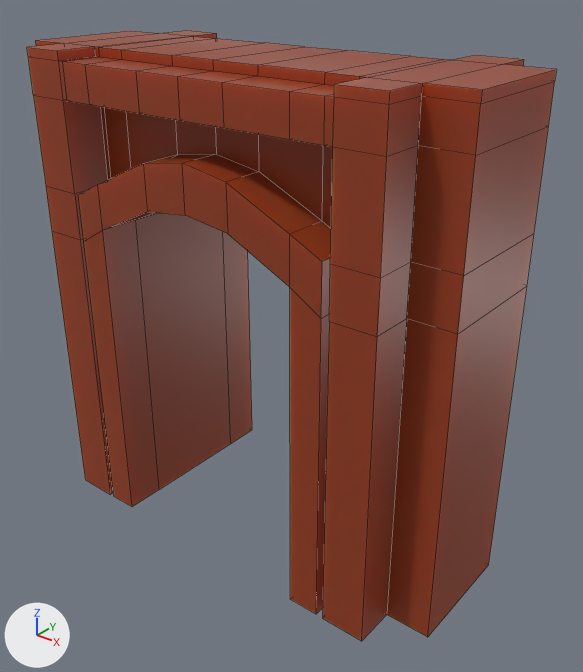
One commit to the FBX model Assets/Models/porta.fbx: the scene before it, then after it.
Rendered twice from a camera (50 mm lens) standing at (4.01, -4.66, 4.71) and looking at (0.24, 0.06, 1.78). Arrows for +X, +Y and +Z are at lower left; the lights stay in place. Mesh edges are drawn as thin lines. Where no turn or scale is listed for an object, it has been applied to the vertices.
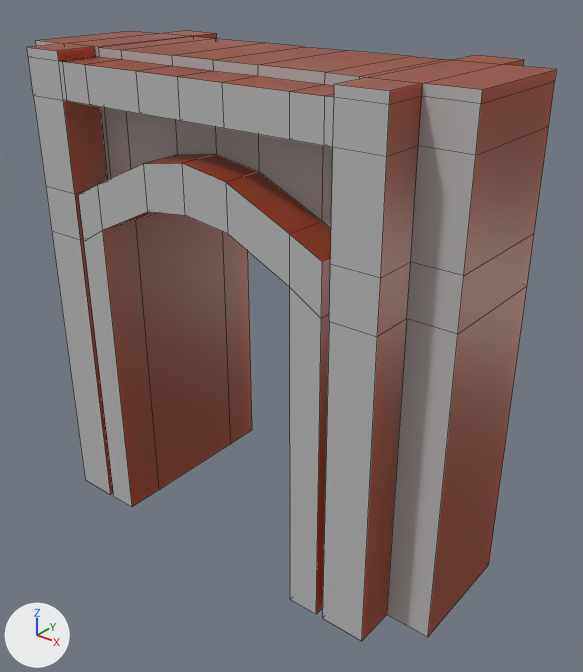
Pixel boxes (x1, y1, x2, y2) of what changed, in the pictures (583 x 672 px):
part 1 of me_mesh, recoloured (brown to grey)
    both: (78, 163, 322, 614)
part 2 of me_mesh, recoloured (brown to grey)
    both: (27, 47, 390, 641)
part 3 of me_mesh, recoloured
    both: (101, 107, 333, 228)
part 4 of me_mesh, recoloured (brown to grey)
    both: (35, 40, 482, 334)
part 5 of me_mesh, recoloured (brown to grey)
    both: (387, 319, 458, 637)

The change, as a list of edits to the scene's bpy script:
```text
Add mat_lambert3:
    mat_lambert3 = principled_material('lambert3')
    mat_lambert3.base_color = (0.5, 0.5, 0.5)  # grey #bcbcbc
Add mat_lambert4:
    mat_lambert4 = principled_material('lambert4')
    mat_lambert4.base_color = (0.5, 0.5, 0.5)  # grey #bcbcbc
Add mat_lambert5:
    mat_lambert5 = principled_material('lambert5')
    mat_lambert5.base_color = (0.5, 0.5, 0.5)  # grey #bcbcbc
Add mat_lambert2:
    mat_lambert2 = principled_material('lambert2')
    mat_lambert2.base_color = (0.5, 0.5, 0.5)  # grey #bcbcbc
Change me_mesh:
    where me_mesh.from_pydata(...)  # 262 vertices, 260 faces; spans x -2.0..2.0, y -0.84..0.86, z -2.0..2.0
    used by ob_pcube2; location = (0.0, 0.0, 2.0)
    me_mesh part 1: 16 of the faces centred in x -1.07..1.07, y -0.84..0.86, z -0.69..1.15 switch from mat_aistandardsurface1 (brown #973f1f) to mat_lambert2 (grey #bcbcbc)
    me_mesh part 2: 18 of the faces centred in x -1.44..1.45, y -0.84, z -0.73..1.96 switch from mat_aistandardsurface1 (brown #973f1f) to mat_lambert3 (grey #bcbcbc)
    me_mesh part 3: all 16 faces centred in x -1.22..1.23, y -0.5..0.51, z 1.29..1.49 switch from mat_aistandardsurface1 (brown #973f1f) to mat_lambert4 (grey #bcbcbc)
    me_mesh part 4: 32 of the faces centred in x -1.81..1.82, y -0.5..0.51, z 0.73..1.96 switch from mat_aistandardsurface1 (brown #973f1f) to mat_lambert5 (grey #bcbcbc)
    me_mesh part 5: 2 of the faces centred in x 1.82, y -0.5..0.51, z -0.73 switch from mat_aistandardsurface1 (brown #973f1f) to mat_lambert5 (grey #bcbcbc)
```
